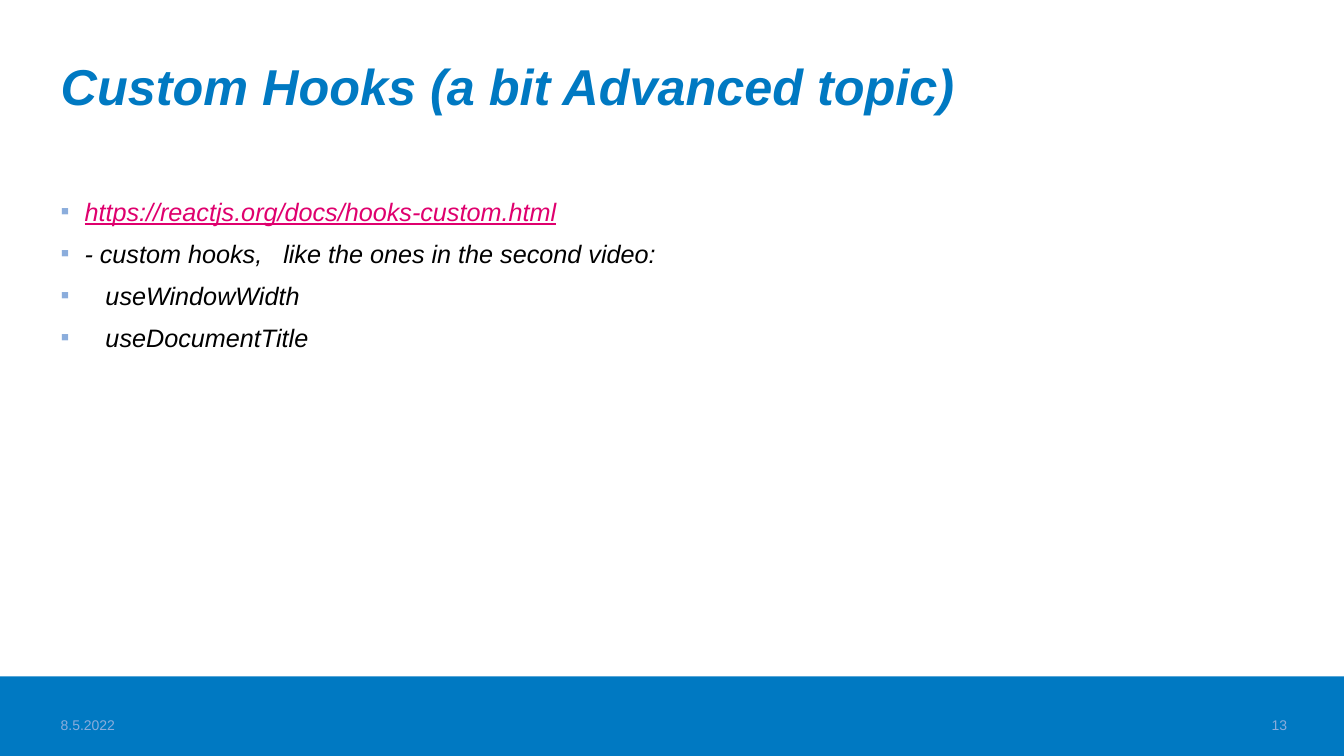
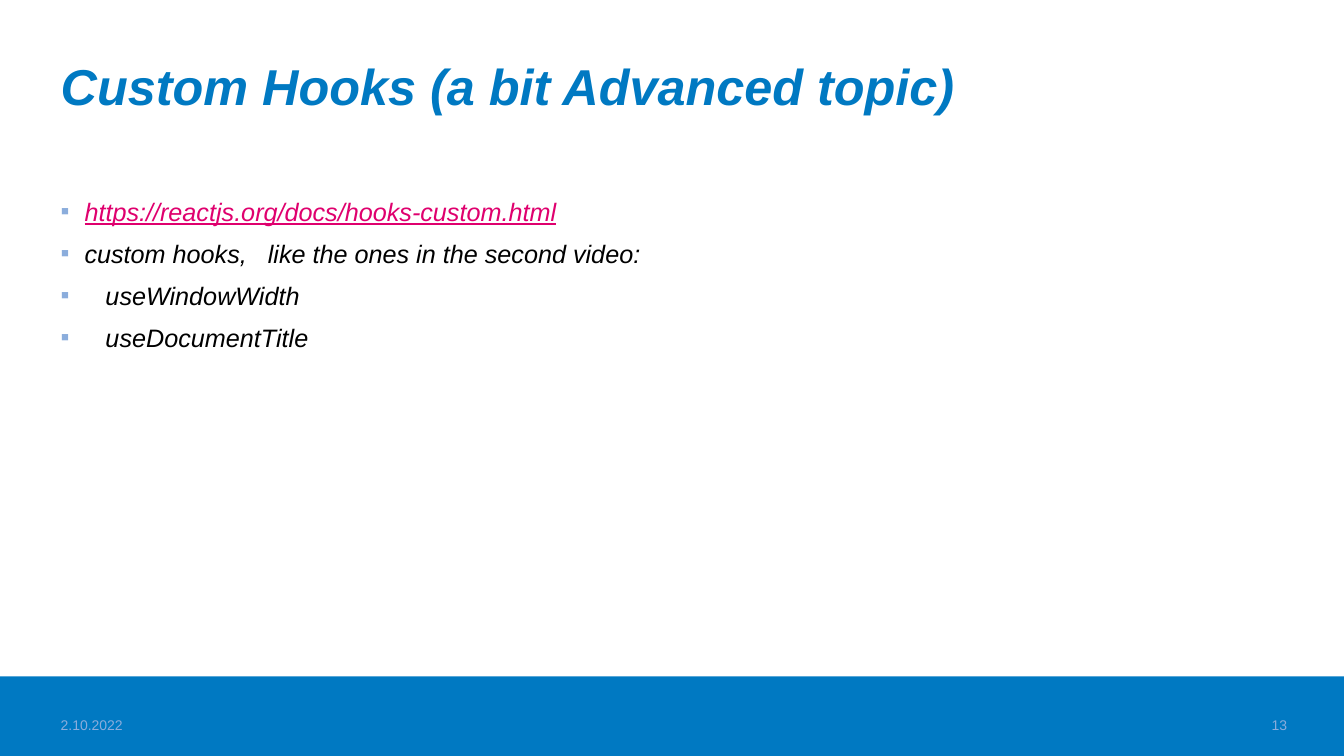
Before and after one commit to valju/docs_frontend_design, a slide deck: slide 13 of FrontendStuff_ForExam.pptx. Drawn at 1344x756 pixels with LibreOffice and Linux fonts; fonts in the diff are those of the drawing; background and template pictures are left out. Boxes give left, top, right and bottom in pixels: in the first picture for what was removed or moved away, otherwise in the second. Text is boxed around its words. In the diff, an @@ line names an element or a change of style, - is before the commit and + after.

```diff
--- a/FrontendStuff_ForExam.pptx
+++ b/FrontendStuff_ForExam.pptx
@@ text at [85, 244, 640, 267]: text changed @@
-▪ - custom hooks, like the ones in the second video:
+▪ custom hooks, like the ones in the second video:
@@ text at [61, 720, 123, 730]: text changed @@
-8.5.2022
+2.10.2022
```
Also in this commit, not shown: 18 other slides changed, 1 slide added, 19 other files.
